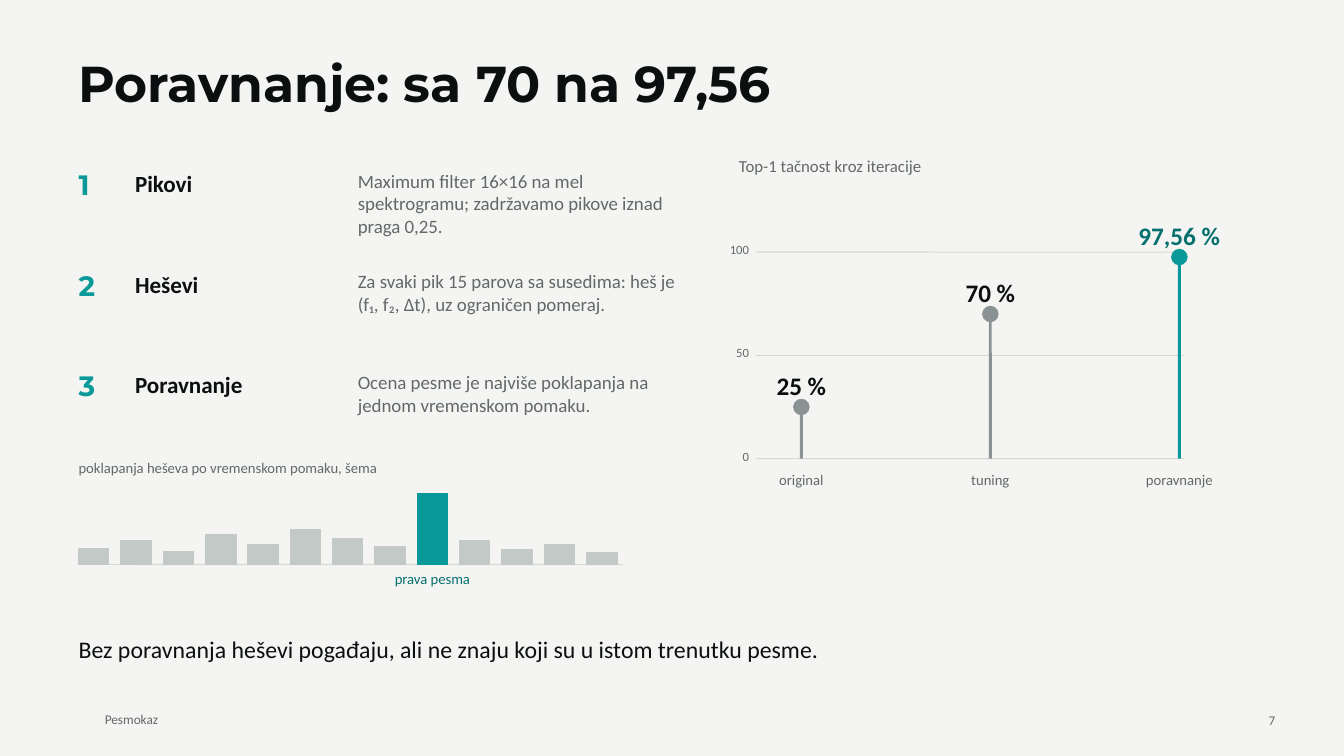
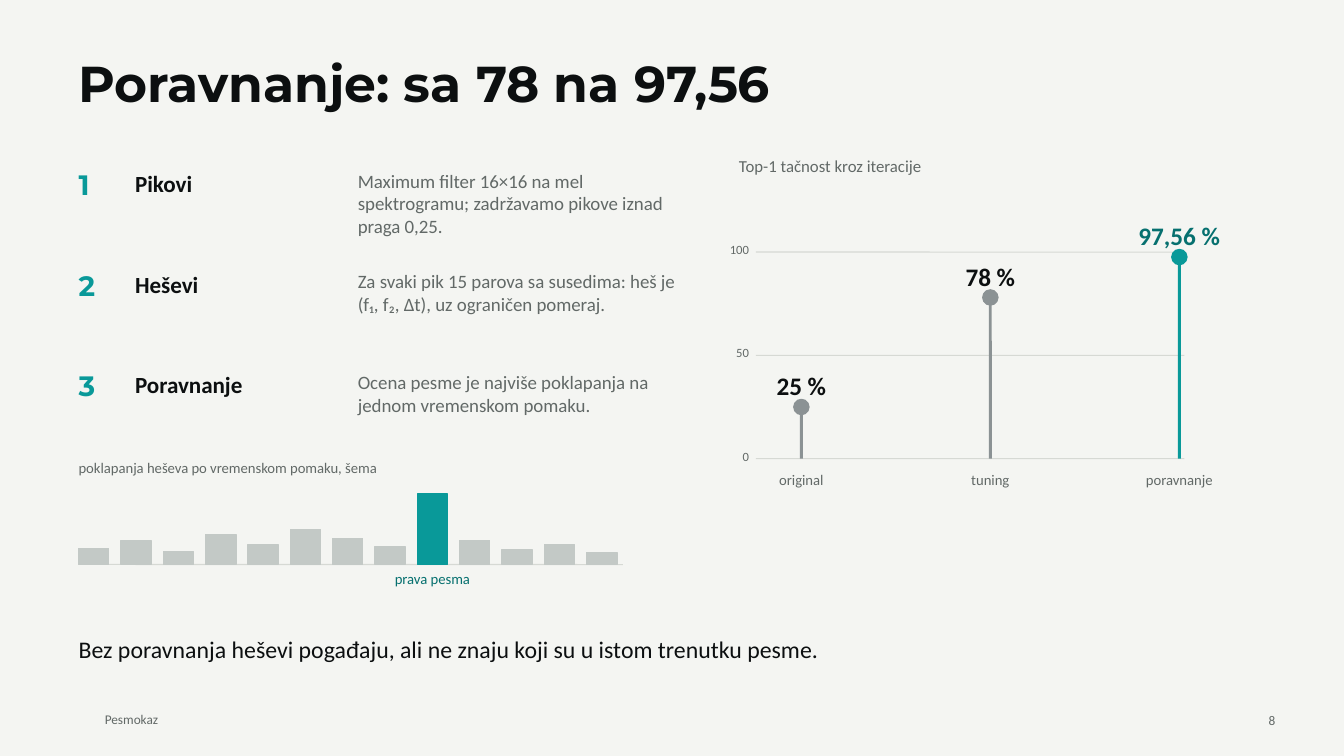
Before and after one commit to MaliBalavi/presentations, a slide deck: slide 8 of decks/pesmokaz/deck.pptx (slide 7 before the commit). Drawn at 1344x756 pixels with LibreOffice and Linux fonts; fonts in the diff are those of the drawing; background and template pictures are left out. Boxes give left, top, right and bottom in pixels: in the first picture for what was removed or moved away, otherwise in the second. Text is boxed around its words. In the diff, an @@ line names an element or a change of style, - is before the commit and + after.

```diff
--- a/decks/pesmokaz/deck.pptx
+++ b/decks/pesmokaz/deck.pptx
@@ text at bbox=[79, 62, 770, 112]: text changed @@
-Poravnanje: sa 70 na 97,56
+Poravnanje: sa 78 na 97,56
@@ text at bbox=[966, 268, 992, 292]: text changed @@
-70 %
+78 %
@@ ellipse: place and size @@
-ellipse at bbox=[983, 307, 998, 322]
+ellipse at bbox=[983, 290, 998, 306]
@@ line moved from (990, 315) - (990, 459) to (990, 297) - (990, 459) @@
@@ page number at bbox=[1269, 716, 1276, 725]: text changed @@
-7
+8
```
Also in this commit, not shown: 3 slides added, 11 other files.
